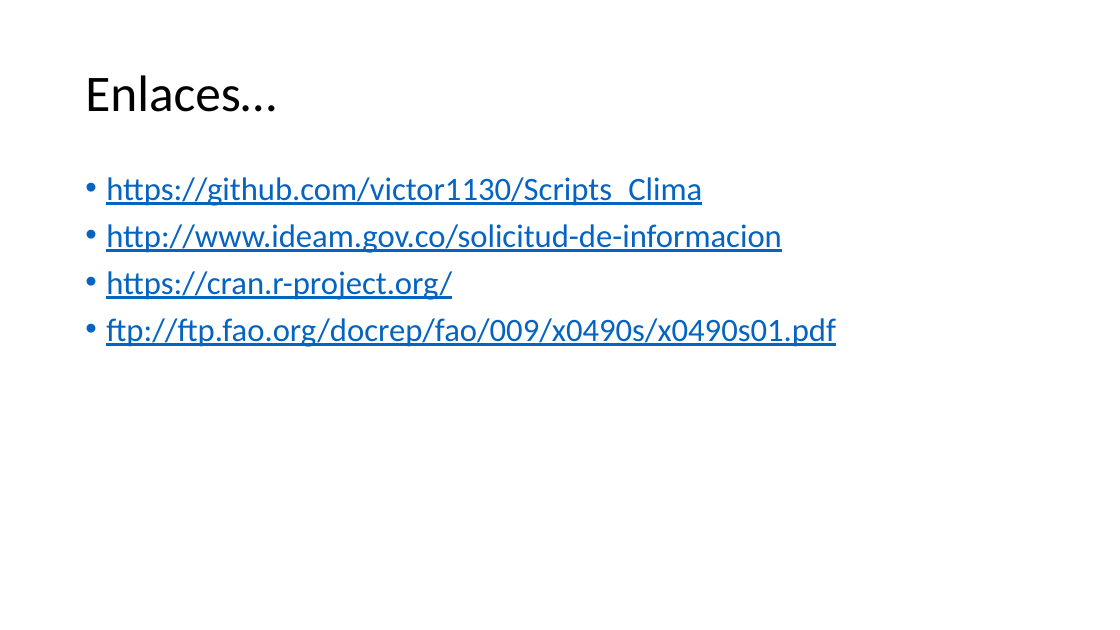
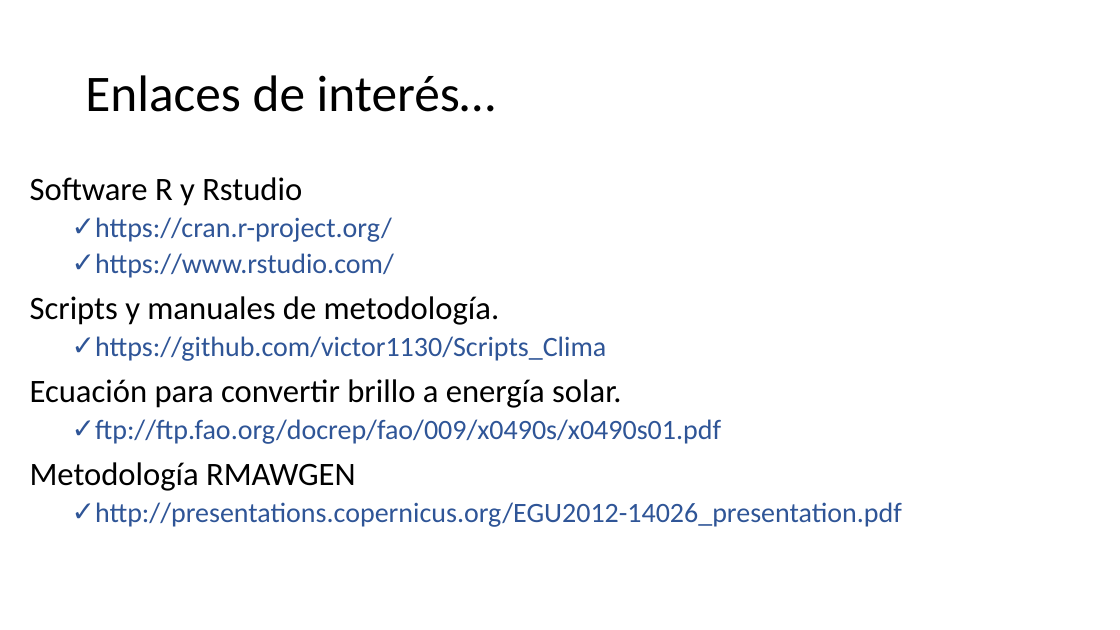
Before and after one commit to victor1130/Scripts_Clima, a slide deck: slide 20 of Tratamiento de datos climáticos.pptx (slide 19 before the commit). Drawn at 1120x630 pixels with LibreOffice and Linux fonts; fonts in the diff are those of the drawing. Boxes give left, top, right and bottom in pixels: in the first picture for what was removed or moved away, otherwise in the second. Text is boxed around its words. In the diff, an @@ line names an element or a change of style, - is before the commit and + after.

```diff
--- a/Tratamiento de datos climáticos.pptx
+++ b/Tratamiento de datos climáticos.pptx
@@ title at bbox=[85, 75, 496, 112]: text changed @@
-Enlaces…
+Enlaces de interés…
@@ text "Software R y Rstudio": place and size @@
-text "Software R y Rstudio" at bbox=[106, 177, 836, 347]
+text "Software R y Rstudio" at bbox=[30, 177, 902, 527]
@@ text at bbox=[30, 177, 500, 325]: paragraphs added @@
+Software R y Rstudio
+  ✓ https://cran.r-project.org/
+  ✓ https://www.rstudio.com/
+Scripts y manuales de metodología.
@@ text at bbox=[95, 336, 721, 444]: size 28 to 24 pt, text colour #0563C1 to #2F5597, underline off in "https://github.com/victor1130/Scripts_Clima", "ftp://ftp.fao.org/docrep/fao/009/x0490s/x0490s01.pdf"; bullet • to ✓; list level 1 to 2 in "https://github.com/victor1130/Scripts_Clima"; list level 1 to 2 in "ftp://ftp.fao.org/docrep/fao/009/x0490s/x0490s01.pdf" @@
@@ text at bbox=[30, 379, 621, 408]: text changed; text colour #0563C1 to #000000 @@
-• http://www.ideam.gov.co/solicitud-de-informacion
-• https://cran.r-project.org/
+Ecuación para convertir brillo a energía solar.
@@ text at bbox=[30, 462, 902, 527]: paragraphs added @@
+Metodología RMAWGEN
+  ✓ http://presentations.copernicus.org/EGU2012-14026_presentation.pdf
```
Also in this commit, not shown: 8 other slides changed, 2 slides added, 2 other files.
